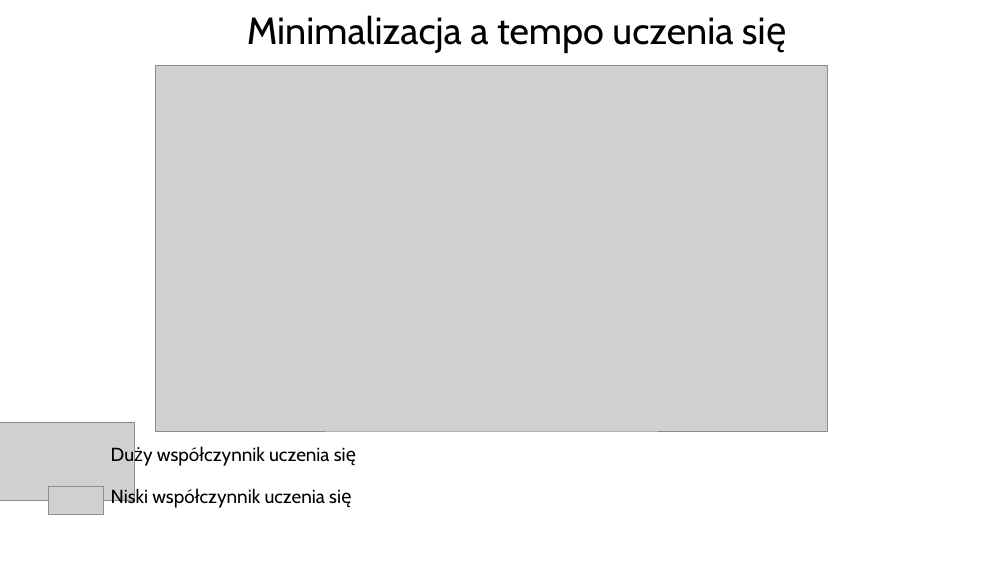
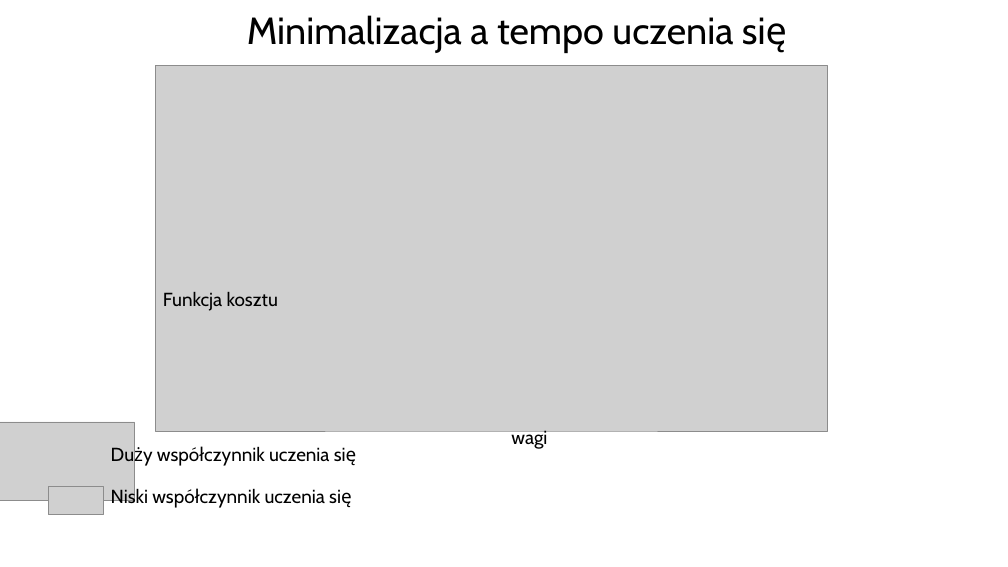
Before and after one commit to zizu1985/Dubois_UczenieMaszynowe_SieciNeuronowe, a slide deck: slide 25 of Uczenie_Maszynowe_Koszalin.pptx. Drawn at 1008x567 pixels with LibreOffice and Linux fonts; fonts in the diff are those of the drawing; grey boxes stand for pictures; background and template pictures are left out. Boxes give left, top, right and bottom in pixels: in the first picture for what was removed or moved away, otherwise in the second. Text is boxed around its words. In the diff, an @@ line names an element or a change of style, - is before the commit and + after.

```diff
--- a/Uczenie_Maszynowe_Koszalin.pptx
+++ b/Uczenie_Maszynowe_Koszalin.pptx
@@ text added at <box>163,292,278,311</box>, 18 pt, text #000000 @@
+Funkcja kosztu
@@ text added at <box>511,430,547,449</box>, 18 pt, text #000000 @@
+wagi
```
Also in this commit, not shown: 3 other slides changed, 1 slide added, 1 slide removed.
